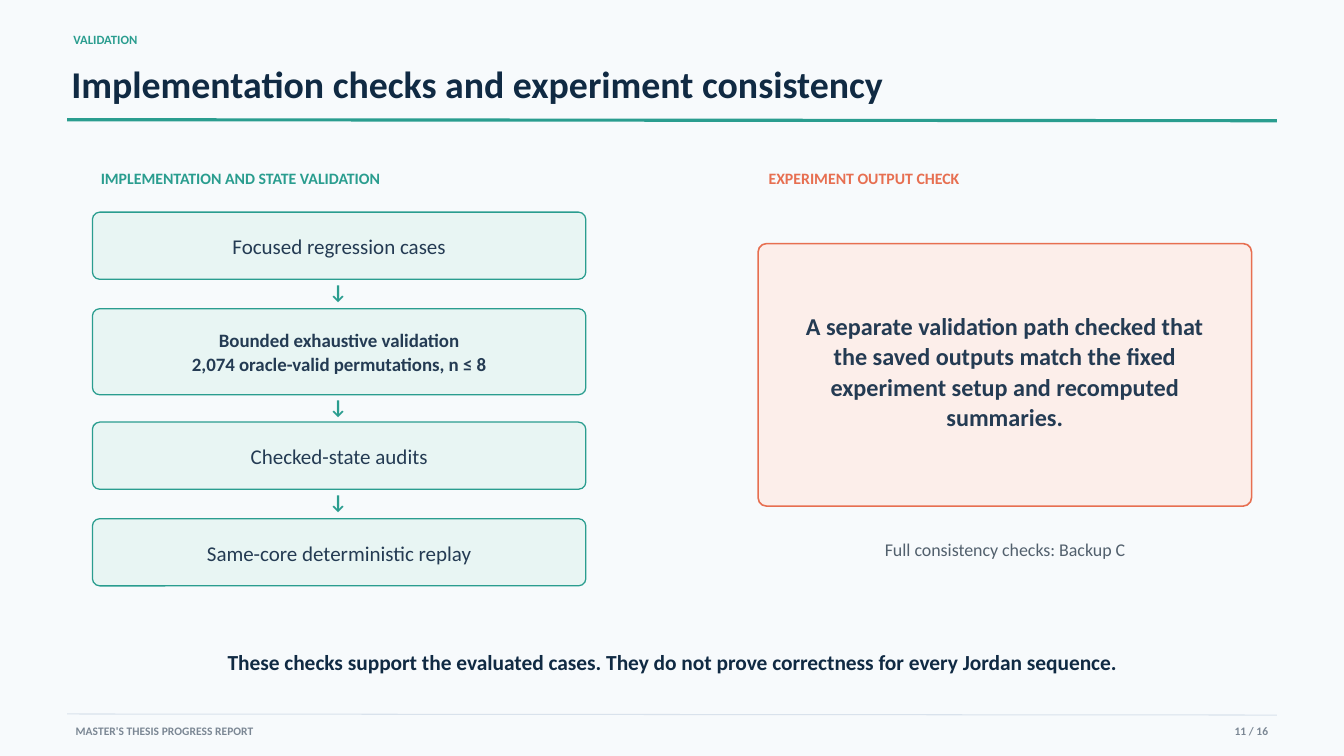
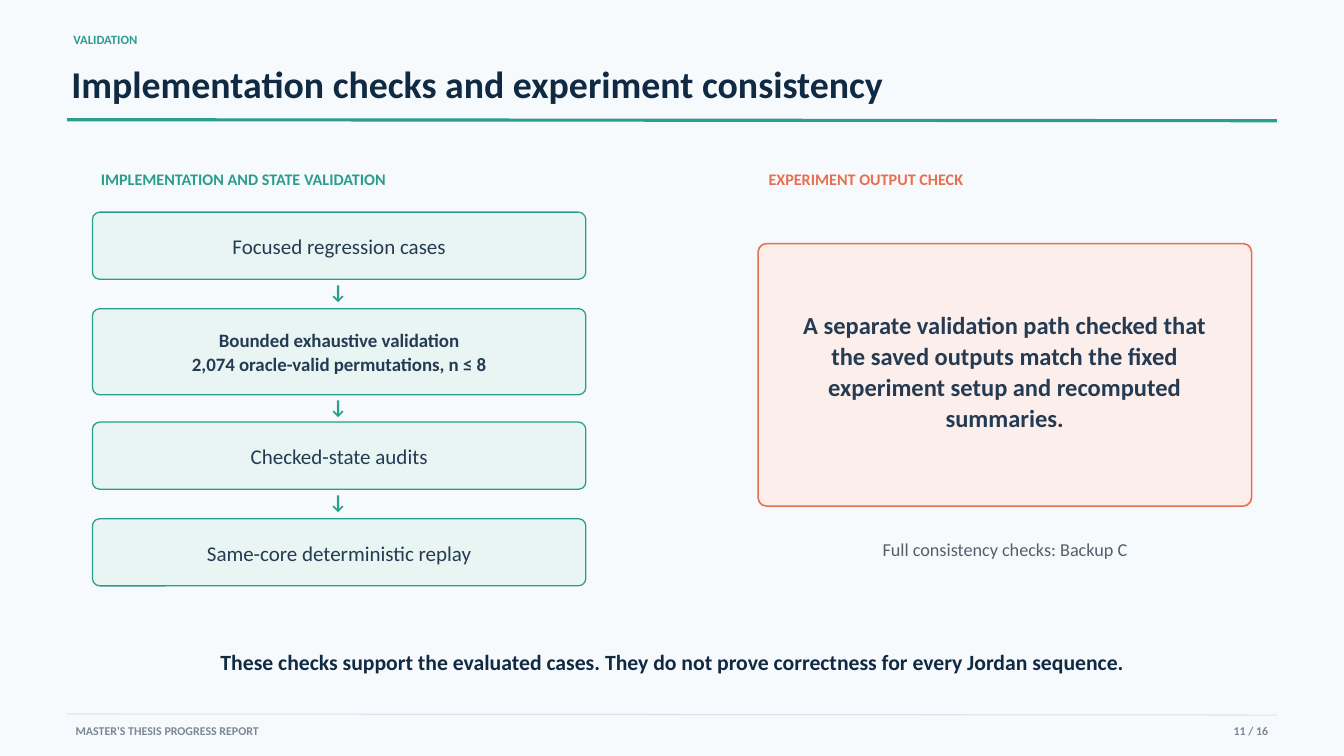
Before and after one commit to YixueWang983/jordan-sorting, a slide deck: slide 11 of presentations/progress_report/Jordan_Sorting_Progress_Report.pptx. Drawn at 1344x756 pixels with LibreOffice and Linux fonts; fonts in the diff are those of the drawing. Boxes give left, top, right and bottom in pixels: in the first picture for what was removed or moved away, otherwise in the second. Text is boxed around its words. In the diff, an @@ line names an element or a change of style, - is before the commit and + after.

```diff
--- a/presentations/progress_report/Jordan_Sorting_Progress_Report.pptx
+++ b/presentations/progress_report/Jordan_Sorting_Progress_Report.pptx
@@ text "IMPLEMENTATION AND STATE VALIDATION" at <box>101,174,386,185</box>: size 11.2 to 11.5 pt @@
@@ text "EXPERIMENT OUTPUT CHECK" at <box>769,174,963,185</box>: size 11.2 to 11.5 pt @@
@@ text "A separate validation path checked ..." at <box>803,316,1206,427</box>: size 17.2 to 17.5 pt @@
@@ text "Full consistency checks: Backup C" at <box>883,543,1128,559</box>: size 12.8 to 13 pt @@
@@ text "These checks support the evaluated ..." at <box>220,654,1123,674</box>: size 15.3 to 15.5 pt @@
@@ text "MASTER'S THESIS PROGRESS REPORT" at <box>76,727,258,735</box>: size 8.2 to 8.5 pt @@
@@ text "11 / 16" at <box>1234,727,1268,735</box>: size 8.2 to 8.5 pt @@
```
Also in this commit, not shown: 20 other slides changed, 5 other files.
